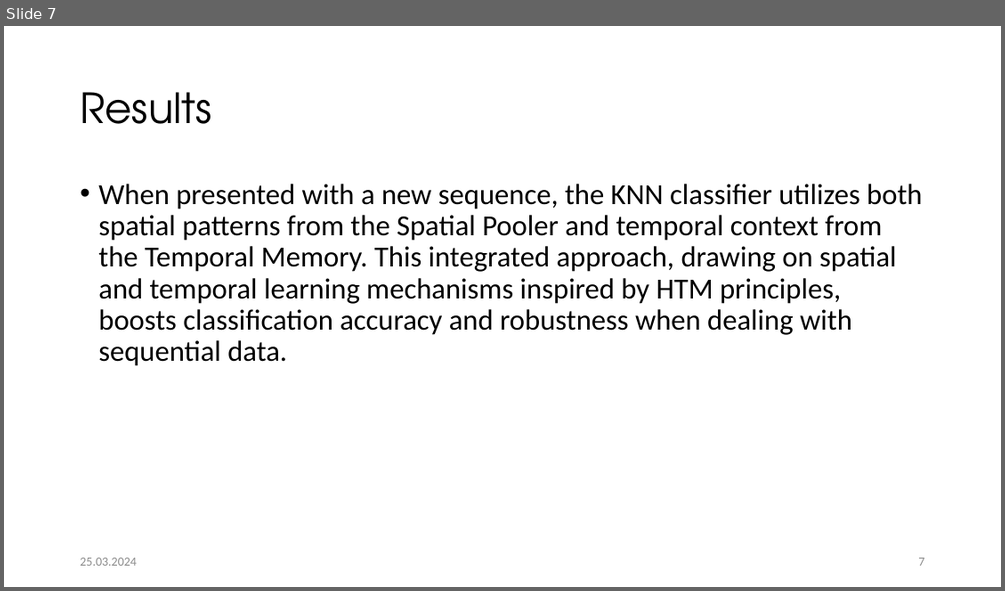
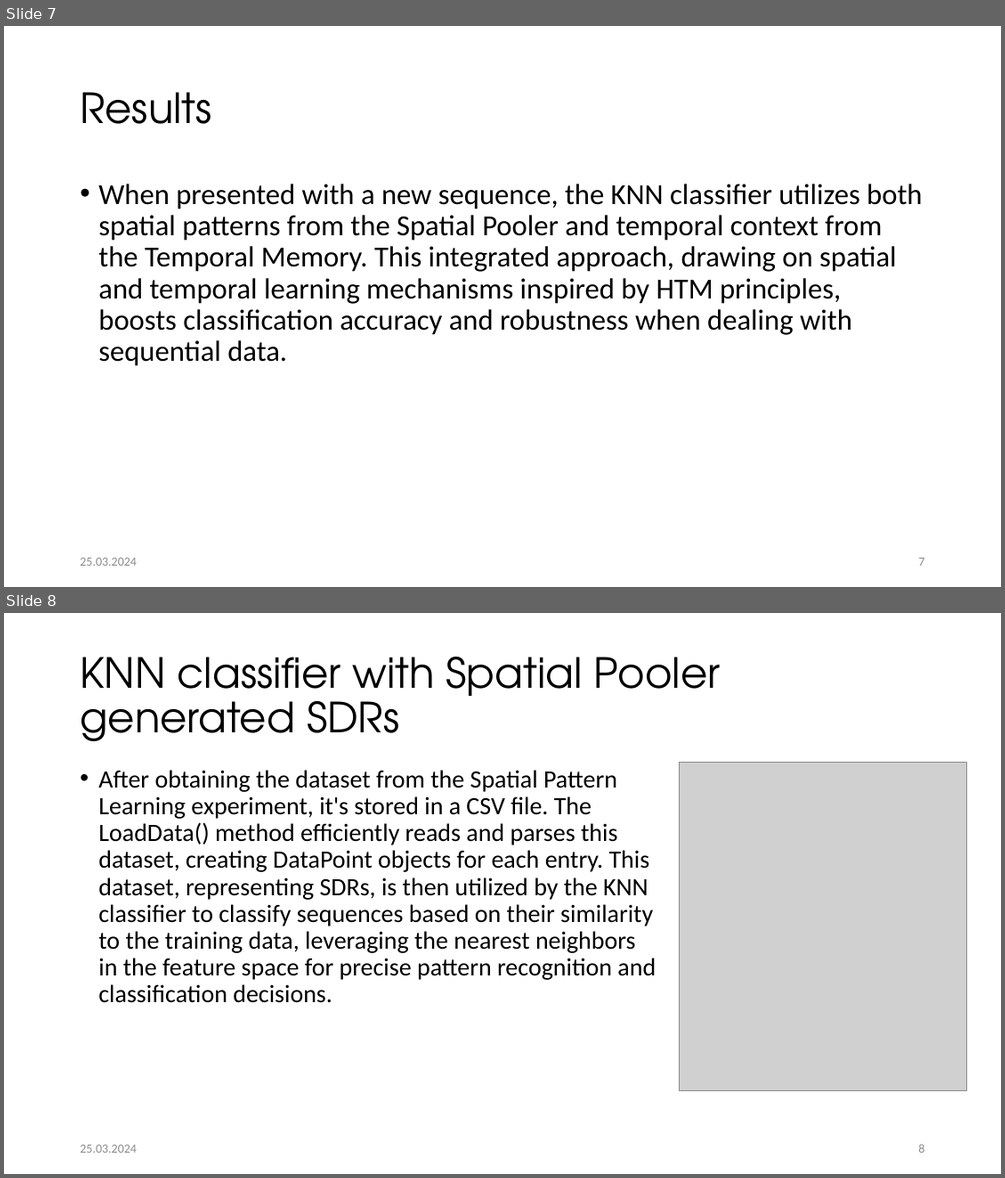
Before and after one commit to Fahad-Jabbar/neocortexapi, a slide deck: source/MySEProject/Documentation/Implement_the_KNN__Classifier_KNN_Quest.pptx. Shown one above the other, each under a label of ours: slide 7 before the commit, slides 7 and 8 after it. The pictures are 1005x591 and 1005x1178 pixels, drawn with LibreOffice and Linux fonts; fonts in the diff are those of the drawing; grey boxes stand for pictures. Boxes give left, top, right and bottom in pixels: in the first picture for what was removed or moved away, otherwise in the second. Text is boxed around its words. In the diff, an @@ line names an element or a change of style, - is before the commit and + after.

Commit message:
Updating PPT

```diff
--- a/source/MySEProject/Documentation/Implement_the_KNN__Classifier_KNN_Quest.pptx
+++ b/source/MySEProject/Documentation/Implement_the_KNN__Classifier_KNN_Quest.pptx
@@ slide 8 added at (4, 613, 1001, 1174), background #FFFFFF @@
@@ title added at (80, 657, 720, 741), 40 pt, text #000000 @@
+KNN classifier with Spatial Pooler generated SDRs
@@ text added at (98, 770, 655, 1003), 24 pt, text #000000 @@
+• After obtaining the dataset from the Spatial Pattern Learning experiment, it's stored in a CSV file. The LoadData() method efficiently reads and parses this dataset, creating DataPoint objects for each entry. This dataset, representing SDRs, is then utilized by the KNN classifier to classify sequences based on their similarity to the training data, leveraging the nearest neighbors in the feature space for precise pattern recognition and classification decisions.
@@ picture added at (680, 763, 967, 1092) @@
@@ text added at (80, 1144, 137, 1152), 12 pt, text #8C8C8C @@
+25.03.2024
@@ page number added at (918, 1143, 924, 1152), 12 pt, text #8C8C8C @@
+8
```
Also in this commit, not shown: 1 other slide added.
